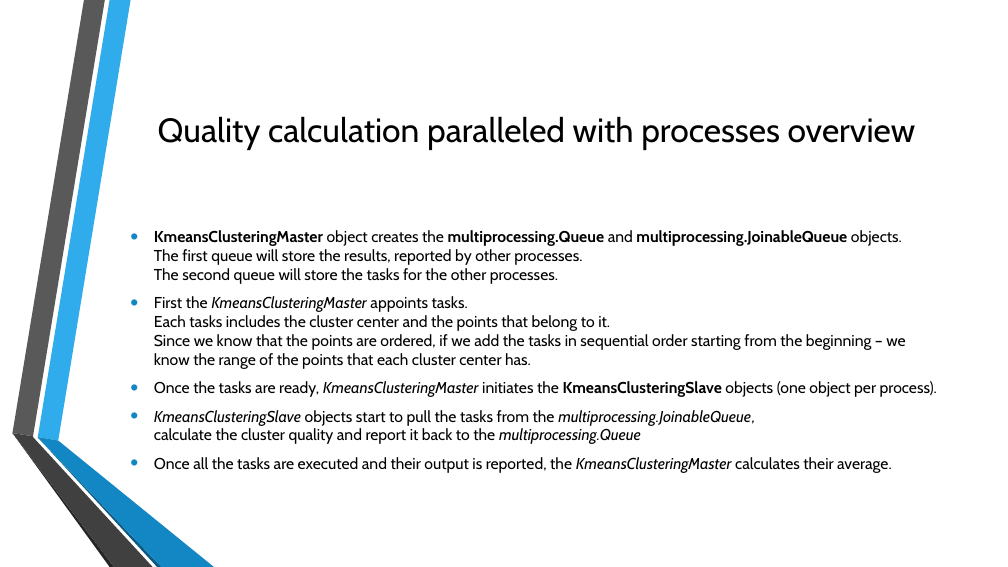
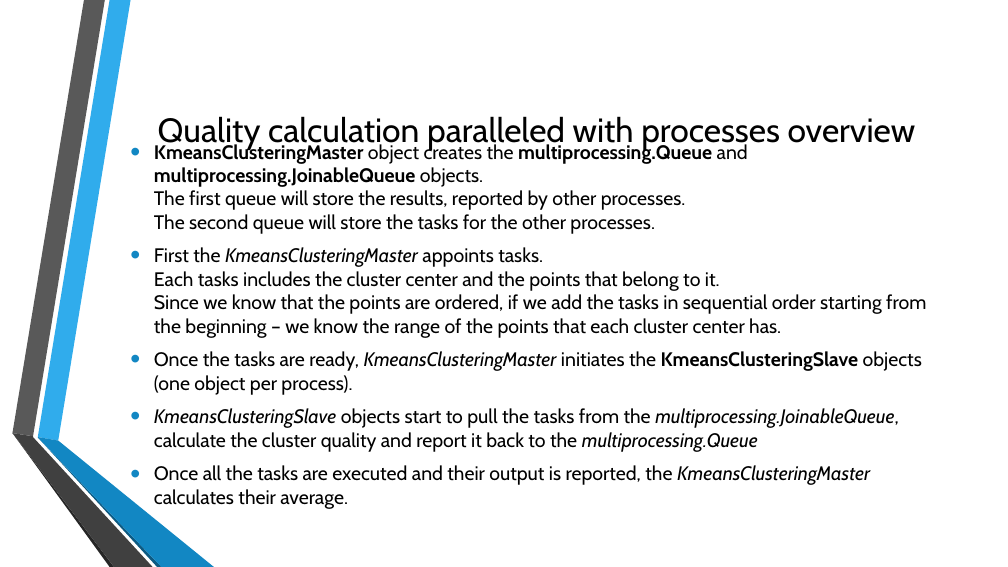
Before and after one commit to Z0neNp/k-means-clustering, a slide deck: slide 5 of id_321908402_328897079_parallel_k_means_clustering.pptx. Drawn at 1008x567 pixels with LibreOffice and Linux fonts; fonts in the diff are those of the drawing; background and template pictures are left out. Boxes give left, top, right and bottom in pixels: in the first picture for what was removed or moved away, otherwise in the second. Text is boxed around its words. In the diff, an @@ line names an element or a change of style, - is before the commit and + after.

```diff
--- a/id_321908402_328897079_parallel_k_means_clustering.pptx
+++ b/id_321908402_328897079_parallel_k_means_clustering.pptx
@@ text "KmeansClusteringMaster object creates the multiprocessing.Qu ...": place and size @@
-text "KmeansClusteringMaster object creates the multiprocessing.Qu ..." at <box>154,230,937,473</box>
+text "KmeansClusteringMaster object creates the multiprocessing.Qu ..." at <box>154,142,926,505</box>
@@ text "KmeansClusteringMaster object creates the multiprocessing.Qu ..." at <box>154,142,926,505</box>: size 15 to 18.6 pt @@
```
Also in this commit, not shown: 3 other slides changed, 1 slide added, 30 other files.
